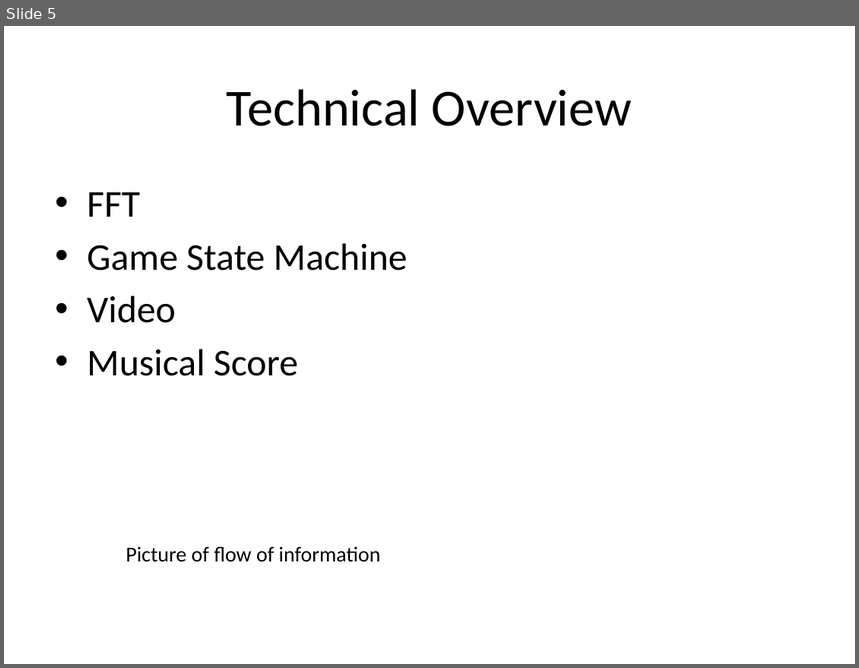
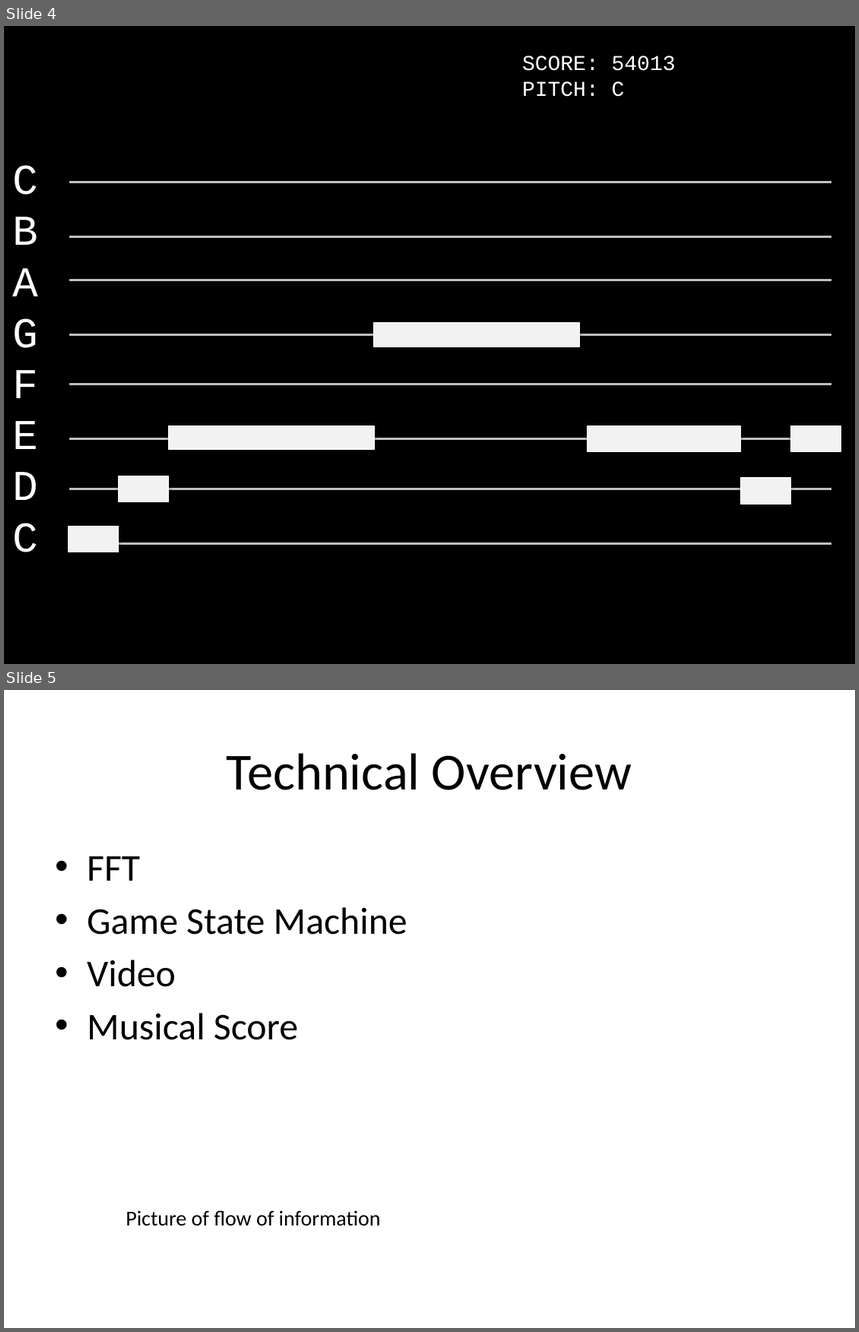
Before and after one commit to pH14/Recorder-Hero, a slide deck: doc/Recorder Hero!.pptx. Shown one above the other, each under a label of ours: slide 5 before the commit, slides 4 and 5 after it. The pictures are 859x668 and 859x1332 pixels, drawn with LibreOffice and Linux fonts; fonts in the diff are those of the drawing. Boxes give left, top, right and bottom in pixels: in the first picture for what was removed or moved away, otherwise in the second. Text is boxed around its words. In the diff, an @@ line names an element or a change of style, - is before the commit and + after.

```diff
--- a/doc/Recorder Hero!.pptx
+++ b/doc/Recorder Hero!.pptx
@@ slide 4 added at box(4, 26, 855, 664), background #000000 @@
@@ text added at box(522, 56, 676, 97), 18 pt, text #FFFFFF @@
+SCORE: 54013
+PITCH: C
@@ text added at box(12, 165, 38, 553), 36 pt, text #FFFFFF @@
+C
+B
+A
+G
+F
+E
+D
+C
@@ line added from (69, 183) to (832, 183), #BFBFBF 2 pt @@
@@ line added from (69, 237) to (832, 237), #BFBFBF 2 pt @@
@@ line added from (69, 281) to (832, 281), #BFBFBF 2 pt @@
@@ line added from (69, 335) to (832, 335), #BFBFBF 2 pt @@
@@ rectangle added at box(374, 323, 579, 347), fill #F2F2F2, outline #FFFFFF 0.75 pt @@
@@ line added from (69, 385) to (832, 385), #BFBFBF 2 pt @@
@@ rectangle added at box(168, 426, 373, 450), fill #F2F2F2, outline #FFFFFF 0.75 pt @@
@@ rectangle added at box(588, 426, 741, 452), fill #F2F2F2, outline #FFFFFF 0.75 pt @@
@@ rectangle added at box(791, 426, 841, 452), fill #F2F2F2, outline #FFFFFF 0.75 pt @@
@@ line added from (69, 439) to (832, 439), #BFBFBF 2 pt @@
@@ rectangle added at box(119, 476, 169, 503), fill #F2F2F2, outline #FFFFFF 0.75 pt @@
@@ rectangle added at box(740, 478, 791, 504), fill #F2F2F2, outline #FFFFFF 0.75 pt @@
@@ line added from (69, 489) to (832, 489), #BFBFBF 2 pt @@
@@ rectangle added at box(69, 527, 119, 553), fill #F2F2F2, outline #FFFFFF 0.75 pt @@
@@ line added from (69, 544) to (832, 544), #BFBFBF 2 pt @@
```
Also in this commit, not shown: 1 slide removed.
